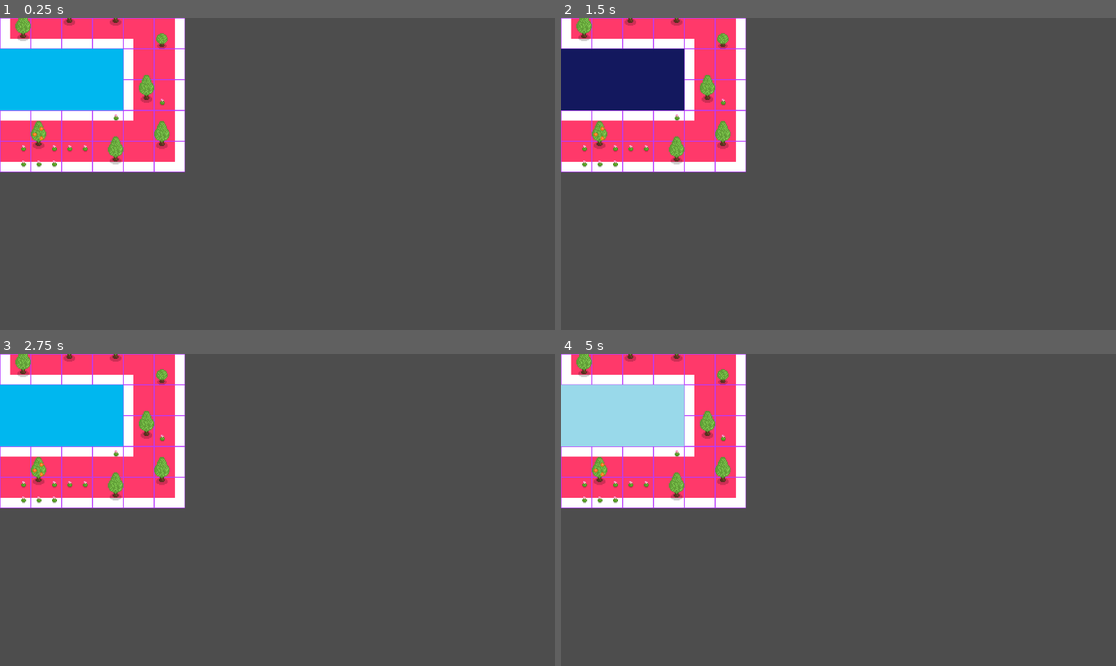
Above: before the commit, frames 1-4 (two rows, left to right).
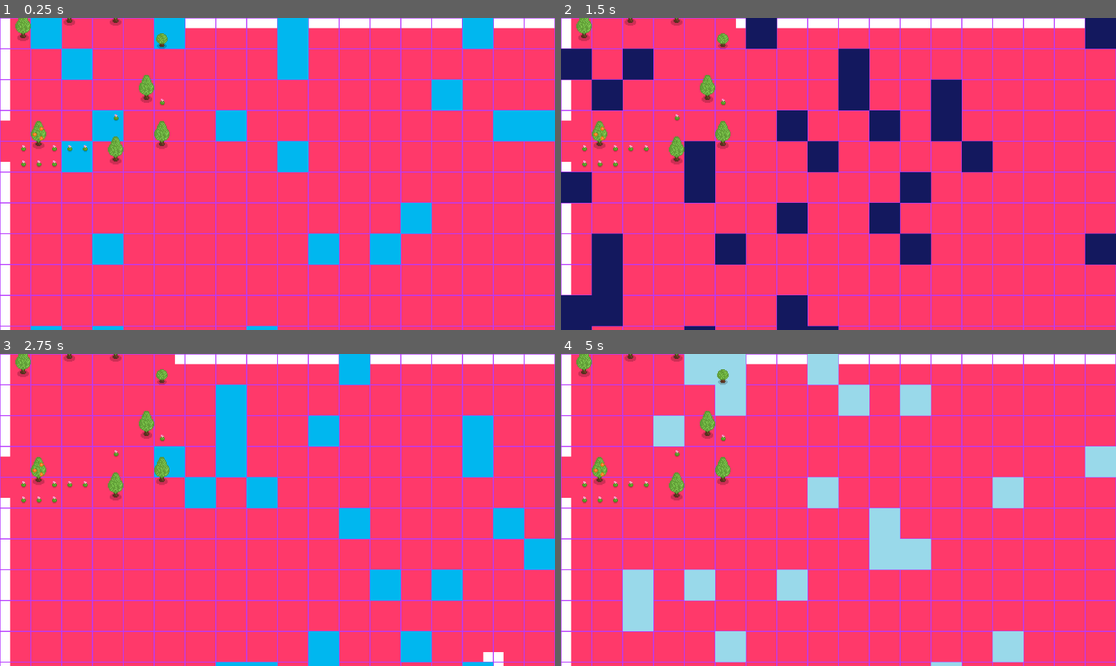
Above: after the commit, the same moments.

Repository: BigWing06/CS3-CapstoneProject
Game: Godot game, scene res://Viewport/Main.tscn
The game is run twice, just before and just after one commit, with the same random seed, the same clock (stepped at 60 frames per second) and the same inputs.
Inputs:
- Up to frame 1 (0.25 s): no input
- Up to frame 2 (1.5 s): no input
- Up to frame 3 (2.75 s): no input
- Up to frame 4 (5 s): no input

The runs differ from the first frame. In frame 1, 92% of the frame differs, in the area x 0-100%, y 0-100%; in frame 2, 90%; in frame 3, 92%; in frame 4, 92%.
Error before the commit: Parse Error: Identifier "tile_set" not declared in the current scope. (res://World/tile_maps.gd:11)

Commit message:
Added random TileMap generation with float

Diff:
--- /dev/null
+++ b/TileMap/TerrainTileMap.gd
@@ -0,0 +1,28 @@
+extends TileMapLayer
+
+var _noise = FastNoiseLite.new()
+var _width = 50
+var _height = 50
+func _ready() -> void:
+	_noise.seed = randi()
+
+func _process(delta: float) -> void:
+	_generate_chunk(position)
+
+
+func _generate_chunk(position):
+	var _tile_pos = local_to_map(position)
+	var _snowToSet = []
+	var _waterToSet = []
+	for x in range(_width):
+		for y in range(_height):
+			#var _randNum = _noise.get_noise_2d(_tile_pos.x-_width/2+x,_tile_pos.y-_height/2+y)*10
+			var _randNum = randf()*10
+			#print(_randNum)
+			if _randNum >1:
+				_snowToSet.append(Vector2i(x,y))
+			else:
+				_waterToSet.append(Vector2i(x,y))
+	set_cells_terrain_connect(_snowToSet,0,0)
+	for pos in _waterToSet:
+		set_cell(pos,0,Vector2i(0,4))
--- a/World/tile_maps.gd
+++ b/World/tile_maps.gd
@@ -1,118 +1 @@
 extends Node2D
-var mapSize  = Vector2(3, 2)
-var mapSeed = 345
-var chunkSize = Vector2(10, 10)
-var octaves = 3
-var period = 3
-var persistence = 4
-var lacunarity = .4
-var noiseThreshold = .3
-var groundLevelOffset = 0
-var mainTileReference = {"land":tile_set.find_tile_by_name("planet0Land")}
-var resourceTileReference = {"stone":tile_set.find_tile_by_name("stone")}
-var noise = OpenSimplexNoise.new()
-var world = {}
-var loadedChunks = [] #list to keep track of chunks that are loaded
-
-var resourceNoise = OpenSimplexNoise.new()
-
-var masterWorldDict = {}
-
-func save():
-	var resourceTileMap = get_parent().get_node("resourceTileMap")
-	masterWorldDict[int(global.currentPlanet)] = {}
-	var cellDict = masterWorldDict[int(global.currentPlanet)]
-	for cell in resourceTileMap.get_used_cells():
-		cellDict[cell] = resourceTileMap.tile_set.tile_get_name(resourceTileMap.get_cellv(cell))
-
-func reset():
-	var resourceTileMap = get_parent().get_node("resourceTileMap")
-	resourceTileMap.clear()
-	clear()
-	var backgroundTileMap = get_parent().get_node("backgroundTileMap")
-	backgroundTileMap.clear()
-	loadedChunks = []
-
-
-# Declare member variables here. Examples:
-# var a = 2
-# var b = "text"
-func onPlayerChunkChange(playerChunk):
-	for chunk in getSurroundingChunks(playerChunk):
-		if not chunk in loadedChunks:
-			loadedChunks.append(chunk)
-			generateWorld(chunk)
-
-# Called when the node enters the scene tree for the first time.
-func _ready():
-	noise.octaves = octaves
-	noise.period = period
-	noise.persistence = persistence
-	noise.lacunarity = lacunarity
-	resourceNoise.period = period
-	resourceNoise.persistence = 500
-	resourceNoise.lacunarity = 500
-	setup()
-
-func setup():
-	noise.seed = mapSeed
-	resourceNoise.seed = mapSeed
-	mainTileReference = {"land":tile_set.find_tile_by_name("planet" + global.currentPlanet + "Land")}
-	var startingChunks = getSurroundingChunks(Vector2(0, 0))
-	startingChunks.append(Vector2(0, 0))
-	for chunk in startingChunks:
-		generateWorld(chunk)
-
-func getSurroundingChunks(pos):
-	var coords = []
-	var angles = [0, PI/4, PI/2, 3*PI/4, PI, 5*PI/4, 3*PI/2, 7*PI/4]
-	for i in range(1, 3):
-		for angle in angles:
-			coords.append(Vector2(pos.x+round(cos(angle))*i, pos.y+round(sin(angle))*i))
-	return coords
-
-func determineGroundLevel(x):
-	return groundLevelOffset + round(sin(round(x*.1)*1.25))
-
-func createLandTile(x, y):
-	set_cell(x, y, mainTileReference["land"], false, false, false, get_cell_autotile_coord(x, y))
-	var resourceTileMap = get_parent().get_node("resourceTileMap")
-	if (resourceNoise.get_noise_2d(x, y) > .3):
-		global.planetInfo[int(global.currentPlanet)]['generationKey'].shuffle()
-		resourceTileMap.set_cell(x, y, resourceTileMap.tile_set.find_tile_by_name(global.planetInfo[int(global.currentPlanet)]['generationKey'][0]), false, false, false, resourceTileMap.get_cell_autotile_coord(x, y))
-	if (resourceTileMap.get_cell(x, y) == -1):
-		resourceTileMap.set_cell(x, y, resourceTileMap.tile_set.find_tile_by_name("stone"), false, false, false, resourceTileMap.get_cell_autotile_coord(x, y))
-	update_bitmask_area(Vector2(x, y))
-	resourceTileMap.update_bitmask_area(Vector2(x, y))
-func generateWorld(pos):
-	loadedChunks.append(pos)
-	var chunkOffset = pos*chunkSize
-	for x in range(chunkOffset.x, chunkOffset.x + chunkSize.x):
-		for y in range(chunkOffset.y, chunkOffset.y + chunkSize.y):
-			if y >= determineGroundLevel(x): #Checks to make sure that it is under grounnd level
-				get_parent().get_node("backgroundTileMap").set_cell(x, y, get_parent().get_node("backgroundTileMap").tile_set.find_tile_by_name("land" + global.currentPlanet + "Dark"), false, false, false, get_parent().get_node("backgroundTileMap").get_cell_autotile_coord(x, y))
-				if (y > 10):
-					if (noise.get_noise_2d(x, y) < abs(noiseThreshold)/1.5):
-						createLandTile(x, y)
-				else:
-					if (noise.get_noise_2d(x, y) < abs(noiseThreshold)):
-						createLandTile(x,y)
-
-				#else:
-				#	set_cell(x, y, 9, false, false, false, get_cell_autotile_coord(x, y))
-	get_parent().get_node("resourceTileMap").update_dirty_quadrants()
-	update_dirty_quadrants()
-	get_parent().get_node("resourceTileMap").update_bitmask_region()
-	get_parent().get_node("backgroundTileMap").update_bitmask_region()
-
-func mineCell(pos):
-	set_cell(pos.x, pos.y, -1)
-	var resourceTileMap = get_parent().get_node("resourceTileMap")
-	resourceTileMap.set_cell(pos.x, pos.y, -1)
-	get_parent().get_node("resourceTileMap").update_bitmask_region()
-
-func setCell(pos, resource):
-	set_cell(pos.x, pos.y, mainTileReference["land"])
-	var resourceTileMap = get_parent().get_node("resourceTileMap")
-	resourceTileMap.set_cell(pos.x, pos.y, 12)
-	get_parent().get_node("resourceTileMap").update_bitmask_region()
--- a/World/world.tscn
+++ b/World/world.tscn
@@ -1,8 +1,9 @@
-[gd_scene load_steps=14 format=4 uid="uid://dbcpk0a8t4ern"]
+[gd_scene load_steps=15 format=4 uid="uid://dbcpk0a8t4ern"]
 
 [ext_resource type="PackedScene" uid="uid://chhadtxo8k0ks" path="res://Player/Player.tscn" id="1_7ipjy"]
 [ext_resource type="Texture2D" uid="uid://bgpy5xnefosva" path="res://TileMap/Image Resources/TileMapTest.png" id="2_gtcpo"]
 [ext_resource type="Script" path="res://World/tile_maps.gd" id="2_j6hhn"]
+[ext_resource type="Script" path="res://TileMap/TerrainTileMap.gd" id="4_2umjb"]
 [ext_resource type="Texture2D" uid="uid://dsf0gjcs25oe" path="res://TileMap/Image Resources/AnimatedWater.png" id="4_g34gg"]
 [ext_resource type="Texture2D" uid="uid://dav70wk2wjnsj" path="res://TileMap/Image Resources/ForestPlants.png" id="4_m0stm"]
 
@@ -581,6 +582,7 @@
 [node name="Snow" type="TileMapLayer" parent="TileMaps"]
 tile_map_data = PackedByteArray("AAD7/wAAAAAIAAEAAAD8/wAAAAALAAIAAAD8/wEAAAALAAIAAAD8/wIAAAAGAAEAAAD9/wIAAAALAAAAAAD9/w …(1136 unchanged characters)…
 tile_set = SubResource("TileSet_nj143")
+script = ExtResource("4_2umjb")
 
 [node name="Trees" type="TileMapLayer" parent="TileMaps"]
 tile_map_data = PackedByteArray("AAADAP3/AQAAAAEAAAAHAP//AQAAAAEAAAAKAP3/AQAAAAEAAAD9//3/AQAAAAEAAAABAAAAAQAAAAEAAAD6// …(192 unchanged characters)…
